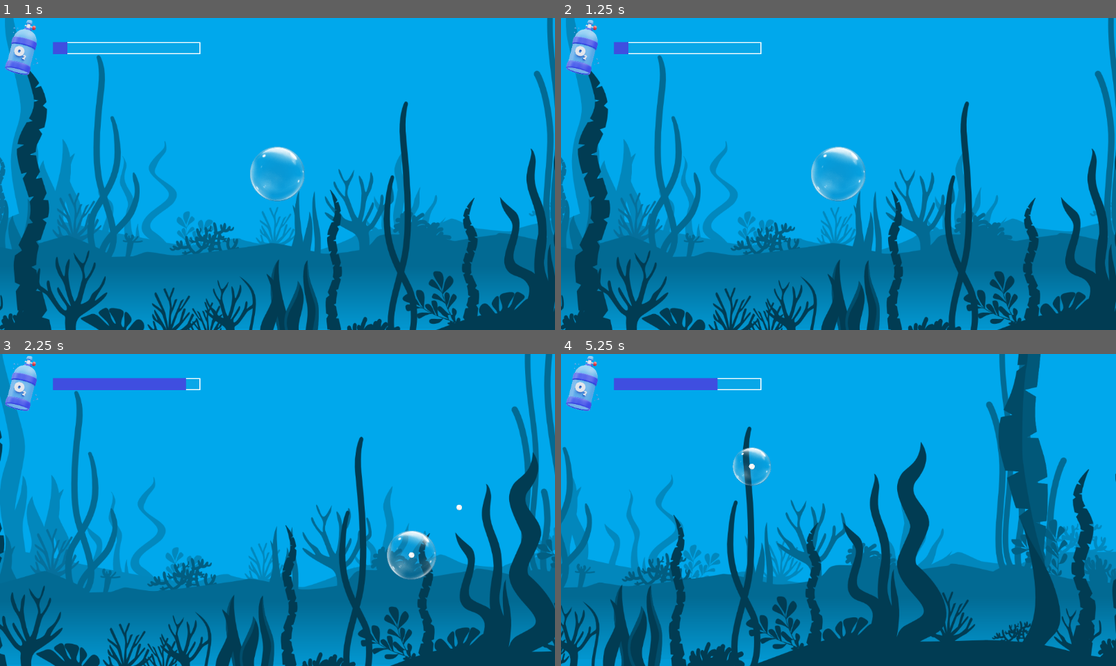
Above: before the commit, frames 1-4 (two rows, left to right).
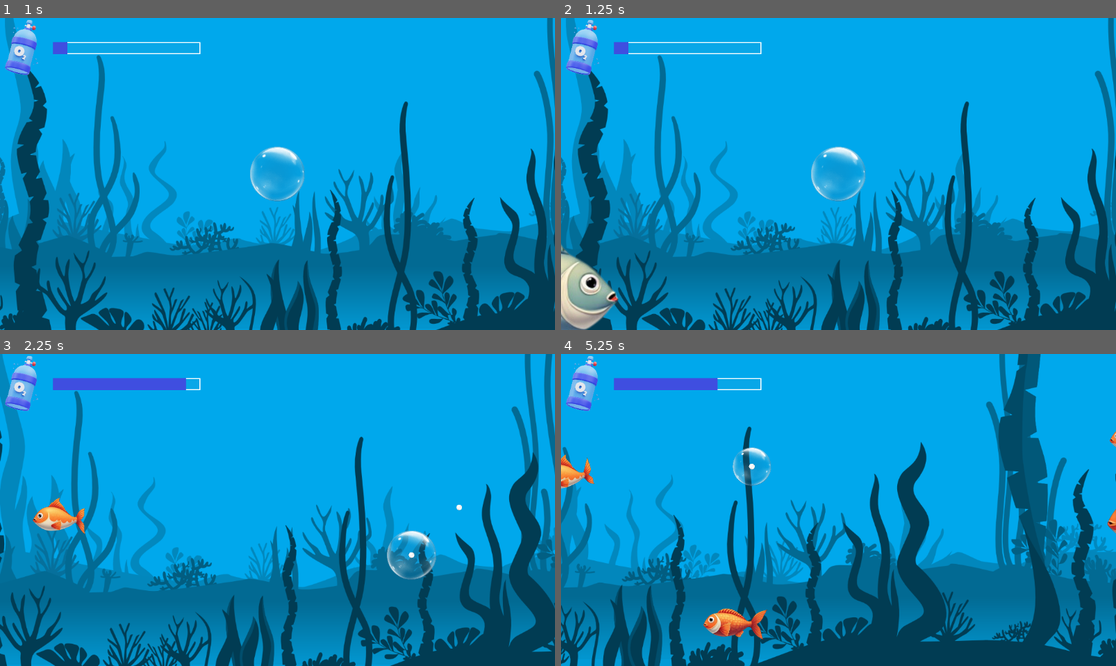
Above: after the commit, the same moments.

Repository: bagaretk/Game6PPL
Game: Godot game, scene res://menu.tscn
Same seed, same stepped clock (60 frames per second), same inputs: the game is played once before the commit and once after it.
Inputs (mouse positions are in pixels of both pictures, inside the frame that each line leads up to):
- Up to frame 1 (1 s): click (99, 189) at 0.5 s
- Up to frame 2 (1.25 s): no input
- Up to frame 3 (2.25 s): hold Right (ui_right) 1.28-2.03 s; tap Space (shoot) at 1.35, 2.1 s; hold Down (ui_down) from 2.03 s (still down)
- Up to frame 4 (5.25 s): release Down (ui_down) at 2.78 s; hold Right (ui_right) 2.78-3.53 s; tap Space (shoot) every 0.75 s from 2.85 to 5.1 s; hold Up (ui_up) 3.53-4.28 s; hold Left (ui_left) from 4.28 s (still down)

Frame 1 is identical in both runs. In frame 2, 1.8% of the frame differs, in the area x 0-11%, y 72-100%; in frame 3, 0.6%; in frame 4, 1.1%.

Commit message:
Fish diversity

Diff:
--- a/Scripts/spawner.gd
+++ b/Scripts/spawner.gd
@@ -9,10 +9,10 @@
 # Now just preload Enemy4 without adding it to the probability system
 @onready var Enemy4 = preload("res://healthbubble.tscn")
 
-@export var spawn_interval: float = 5.0
+@export var spawn_interval: float = 0.5
 @export var spawn_offset_x: float = 100.0
 @export var spawn_area_top: float = 0.0
-@export var spawn_area_bottom: float = 600.0
+@export var spawn_area_bottom: float = 900.0
 @export var spawn_margin: float = 100.0  # Distance outside the camera's view to spawn enemies
 
 # Probabilities for the first three enemies
@@ -116,4 +116,7 @@
 			if sprite:
 				sprite.flip_h = false
 
+	var random_scale = randf_range(0.6, 1.5)  # Adjust scale between 0.5x and 1.5x
+	enemy_instance.scale = Vector2(random_scale, random_scale)
+
 	get_parent().add_child(enemy_instance)
--- a/Scripts/spawner_menu.gd
+++ b/Scripts/spawner_menu.gd
@@ -1,9 +1,9 @@
 extends Node2D
 
 # Existing enemies
-@onready var Enemy1 = preload("res://enemy1.tscn")
-@onready var Enemy2 = preload("res://enemy2.tscn")
-@onready var Enemy3 = preload("res://enemy3.tscn")
+@onready var Enemy1 = preload("res://enemy1_menu.tscn")
+@onready var Enemy2 = preload("res://enemy2_menu.tscn")
+@onready var Enemy3 = preload("res://enemy3_menu.tscn")
 
 # Now just preload Enemy4 without adding it to the probability system
 @onready var Enemy4 = preload("res://healthbubble.tscn")
@@ -100,4 +100,8 @@
 			if sprite:
 				sprite.flip_h = false
 
+	# Randomize scale for the enemy
+	var random_scale = randf_range(0.3, 1.5)  # Adjust scale between 0.5x and 1.5x
+	enemy_instance.scale = Vector2(random_scale, random_scale)
+
 	get_parent().add_child(enemy_instance)
--- a/enemy1_menu.tscn
+++ b/enemy1_menu.tscn
@@ -1,13 +1,17 @@
-[gd_scene load_steps=3 format=3 uid="uid://b3dt2vd6vib2a"]
+[gd_scene load_steps=4 format=3 uid="uid://btwww85fklj3w"]
 
 [ext_resource type="Texture2D" uid="uid://linvwp8j0sgc" path="res://Resources/enemy1.png" id="1_022pm"]
-[ext_resource type="Script" path="res://Scripts/enemy1_menu.gd" id="2_w0355"]
+[ext_resource type="Script" path="res://Scripts/enemy1.gd" id="1_ysfr8"]
 
-[node name="enemy1_menu" type="CharacterBody2D"]
-script = ExtResource("2_w0355")
+[sub_resource type="CircleShape2D" id="CircleShape2D_0ob03"]
+
+[node name="Enemy1" type="CharacterBody2D" groups=["Fish"]]
+script = ExtResource("1_ysfr8")
+
+[node name="Sprite2D" type="Sprite2D" parent="."]
+scale = Vector2(0.4, 0.4)
+texture = ExtResource("1_022pm")
 
 [node name="CollisionShape2D" type="CollisionShape2D" parent="."]
-
-[node name="Sprite2D" type="Sprite2D" parent="."]
-scale = Vector2(0.2, 0.2)
-texture = ExtResource("1_022pm")
+shape = SubResource("CircleShape2D_0ob03")
+disabled = true
--- /dev/null
+++ b/enemy2_menu.tscn
@@ -0,0 +1,56 @@
+[gd_scene load_steps=10 format=3 uid="uid://bmtw7p1ik4811"]
+
+[ext_resource type="Script" path="res://Scripts/enemy2.gd" id="1_j8xqj"]
+[ext_resource type="Texture2D" uid="uid://cd06afsyerpci" path="res://Resources/Fish/enemy2_1.png" id="2_n6i3n"]
+[ext_resource type="Texture2D" uid="uid://bgvfnbokdbh7d" path="res://Resources/Fish/enemy2_2.png" id="3_887tm"]
+[ext_resource type="Texture2D" uid="uid://d3ykrh8pidl0q" path="res://Resources/Fish/enemy2_3.png" id="4_dsilx"]
+[ext_resource type="Texture2D" uid="uid://cyk0m2li8cnb4" path="res://Resources/Fish/enemy2_4.png" id="5_ar80y"]
+[ext_resource type="Texture2D" uid="uid://dc7nkb632w7fe" path="res://Resources/Fish/enemy2_5.png" id="6_001ah"]
+[ext_resource type="Texture2D" uid="uid://b2gtewq47as5d" path="res://Resources/enemy2.png" id="7_c6ysx"]
+
+[sub_resource type="CapsuleShape2D" id="CapsuleShape2D_mb0wr"]
+radius = 46.0
+height = 226.0
+
+[sub_resource type="SpriteFrames" id="SpriteFrames_tp0uf"]
+animations = [{
+"frames": [{
+"duration": 1.0,
+"texture": ExtResource("2_n6i3n")
+}, {
+"duration": 1.0,
+"texture": ExtResource("3_887tm")
+}, {
+"duration": 1.0,
+"texture": ExtResource("4_dsilx")
+}, {
+"duration": 1.0,
+"texture": ExtResource("5_ar80y")
+}, {
+"duration": 1.0,
+"texture": ExtResource("6_001ah")
+}],
+"loop": true,
+"name": &"default",
+"speed": 15.0
+}]
+
+[node name="Enemy2" type="CharacterBody2D" groups=["Fish"]]
+script = ExtResource("1_j8xqj")
+
+[node name="CollisionShape2D" type="CollisionShape2D" parent="."]
+rotation = 1.5708
+shape = SubResource("CapsuleShape2D_mb0wr")
+disabled = true
+
+[node name="AnimatedSprite2D" type="AnimatedSprite2D" parent="."]
+position = Vector2(-1, 7)
+scale = Vector2(0.525, 0.525)
+sprite_frames = SubResource("SpriteFrames_tp0uf")
+autoplay = "default"
+frame_progress = 0.836542
+
+[node name="Sprite2D" type="Sprite2D" parent="."]
+visible = false
+scale = Vector2(0.3, 0.3)
+texture = ExtResource("7_c6ysx")
--- /dev/null
+++ b/enemy3_menu.tscn
@@ -0,0 +1,55 @@
+[gd_scene load_steps=10 format=3 uid="uid://dpn1txow7htmk"]
+
+[ext_resource type="Script" path="res://Scripts/enemy3.gd" id="1_2t2hl"]
+[ext_resource type="Texture2D" uid="uid://ddweg6gbu8kx6" path="res://Resources/enemy3.png" id="2_86ql8"]
+[ext_resource type="Texture2D" uid="uid://2ljm3s0r55pv" path="res://Resources/Fish/enemy3_1.png" id="3_habo1"]
+[ext_resource type="Texture2D" uid="uid://d2ohdohcko5ap" path="res://Resources/Fish/enemy3_2.png" id="4_sljsa"]
+[ext_resource type="Texture2D" uid="uid://gnnmp1ieys6i" path="res://Resources/Fish/enemy3_3.png" id="5_336l7"]
+[ext_resource type="Texture2D" uid="uid://p7jvcuqgikyo" path="res://Resources/Fish/enemy3_4.png" id="6_l44p4"]
+[ext_resource type="Texture2D" uid="uid://5op4yjt2k2a" path="res://Resources/Fish/enemy3_5.png" id="7_l0a1x"]
+
+[sub_resource type="CapsuleShape2D" id="CapsuleShape2D_qolhf"]
+radius = 27.0
+height = 94.0
+
+[sub_resource type="SpriteFrames" id="SpriteFrames_i511l"]
+animations = [{
+"frames": [{
+"duration": 1.0,
+"texture": ExtResource("3_habo1")
+}, {
+"duration": 1.0,
+"texture": ExtResource("4_sljsa")
+}, {
+"duration": 1.0,
+"texture": ExtResource("5_336l7")
+}, {
+"duration": 1.0,
+"texture": ExtResource("6_l44p4")
+}, {
+"duration": 1.0,
+"texture": ExtResource("7_l0a1x")
+}],
+"loop": true,
+"name": &"default",
+"speed": 16.0
+}]
+
+[node name="Enemy3" type="CharacterBody2D" groups=["Fish"]]
+script = ExtResource("1_2t2hl")
+
+[node name="CollisionShape2D" type="CollisionShape2D" parent="."]
+rotation = 1.41372
+shape = SubResource("CapsuleShape2D_qolhf")
+disabled = true
+
+[node name="Sprite2D" type="Sprite2D" parent="."]
+visible = false
+scale = Vector2(0.2, 0.2)
+texture = ExtResource("2_86ql8")
+
+[node name="AnimatedSprite2D" type="AnimatedSprite2D" parent="."]
+scale = Vector2(0.22, 0.22)
+sprite_frames = SubResource("SpriteFrames_i511l")
+autoplay = "default"
+frame_progress = 0.881889
--- a/healthbubble.tscn
+++ b/healthbubble.tscn
@@ -71,6 +71,7 @@
 }]
 
 [node name="HealthBubble" type="CharacterBody2D" groups=["Health"]]
+scale = Vector2(1.66, 1.66)
 script = ExtResource("1_5nbjy")
 
 [node name="Sprite2D" type="Sprite2D" parent="."]
--- a/menu.tscn
+++ b/menu.tscn
@@ -20,6 +20,7 @@
 position = Vector2(577, 211)
 script = ExtResource("5_o6dpl")
 spawn_interval = 2.0
+spawn_area_bottom = 600.0
 prob_enemy2 = 0.2
 prob_enemy3 = 0.3
 enemy4_spawn_interval = 1.0
Binary file added: Resources/Fish/enemy4_1.png
Binary file added: Resources/Fish/enemy4_2.png
Binary file added: Resources/Fish/enemy4_3.png
Binary file added: Resources/Fish/enemy4_4.png
Binary file added: Resources/Fish/enemy4_5.png
